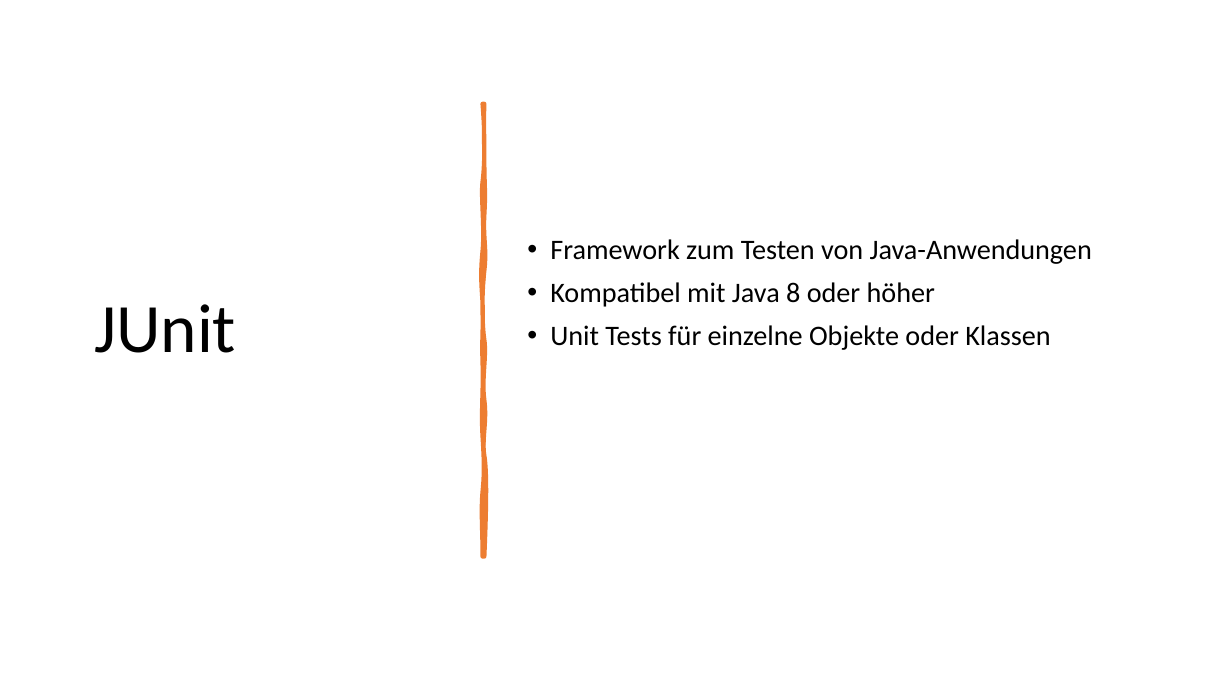
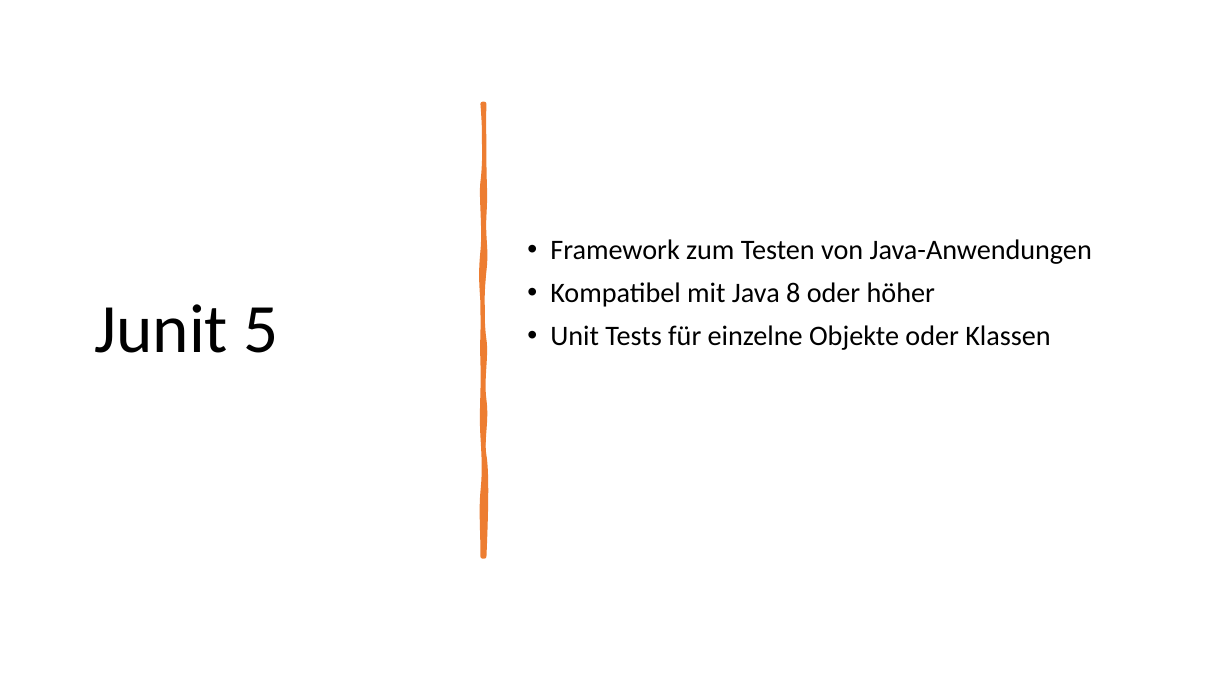
Before and after one commit to Bonk-Army/ePortfolioJunit, a slide deck: slide 2 of JUnit.pptx. Drawn at 1232x693 pixels with LibreOffice and Linux fonts; fonts in the diff are those of the drawing. Boxes give left, top, right and bottom in pixels: in the first picture for what was removed or moved away, otherwise in the second. Text is boxed around its words. In the diff, an @@ line names an element or a change of style, - is before the commit and + after.

```diff
--- a/JUnit.pptx
+++ b/JUnit.pptx
@@ title at [94,304,279,353]: text changed @@
-JUnit
+Junit 5
```
Also in this commit, not shown: 6 other files.
